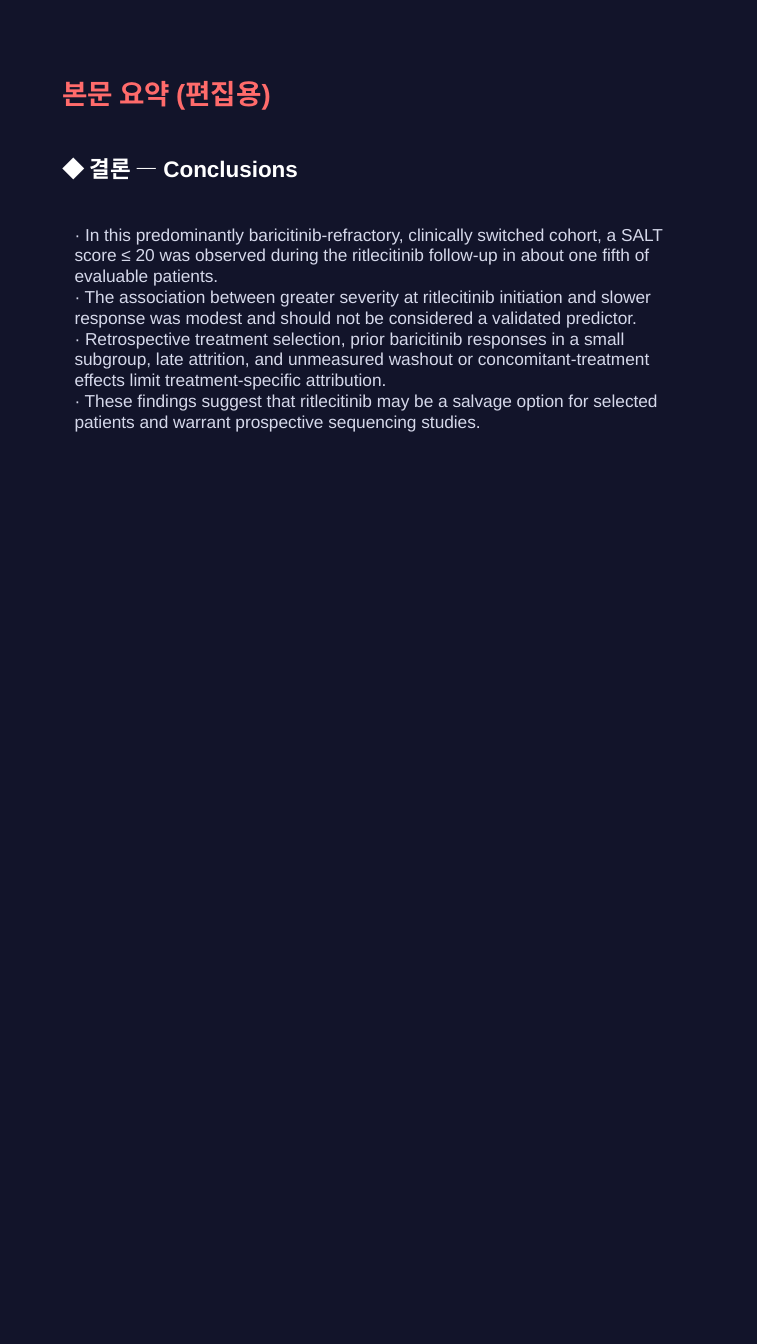
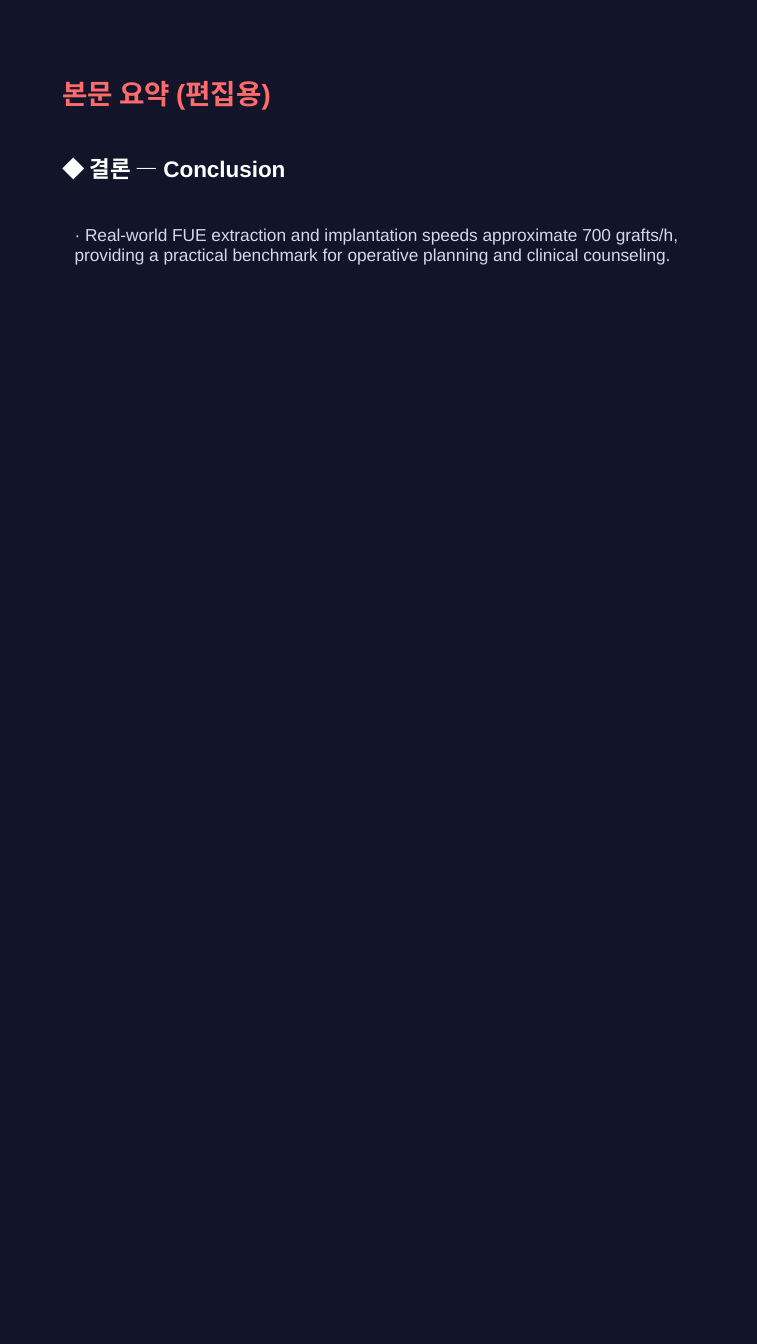
Before and after one commit to hyokang2010-BJ-ANTH/product-builder-test, a slide deck: slide 9 of pwa/data/latest/slides.pptx. Drawn at 757x1344 pixels with LibreOffice and Linux fonts; fonts in the diff are those of the drawing. Boxes give left, top, right and bottom in pixels: in the first picture for what was removed or moved away, otherwise in the second. Text is boxed around its words. In the diff, an @@ line names an element or a change of style, - is before the commit and + after.

```diff
--- a/pwa/data/latest/slides.pptx
+++ b/pwa/data/latest/slides.pptx
@@ text at [90,158,285,179]: text changed @@
-◆ 결론 — Conclusions
+◆ 결론 — Conclusion
@@ text at [75,228,678,265]: text changed @@
-· In this predominantly baricitinib-refractory, clinically switched cohort, a SALT score ≤ 20 was observed during the ritlecitinib follow-up in about one fifth of evaluable patients.
-· The association between greater severity at ritlecitinib initiation and slower response was modest and should not be considered a validated predictor.
-· Retrospective treatment selection, prior baricitinib responses in a small subgroup, late attrition, and unmeasured washout or concomitant-treatment effects limit treatment-specific attribution.
-· These findings suggest that ritlecitinib may be a salvage option for selected patients and warrant prospective sequencing studies.
+· Real-world FUE extraction and implantation speeds approximate 700 grafts/h, providing a practical benchmark for operative planning and clinical counseling.
```
Also in this commit, not shown: 5 other slides changed, 2 slides added, 2 slides removed, 26 other files.
